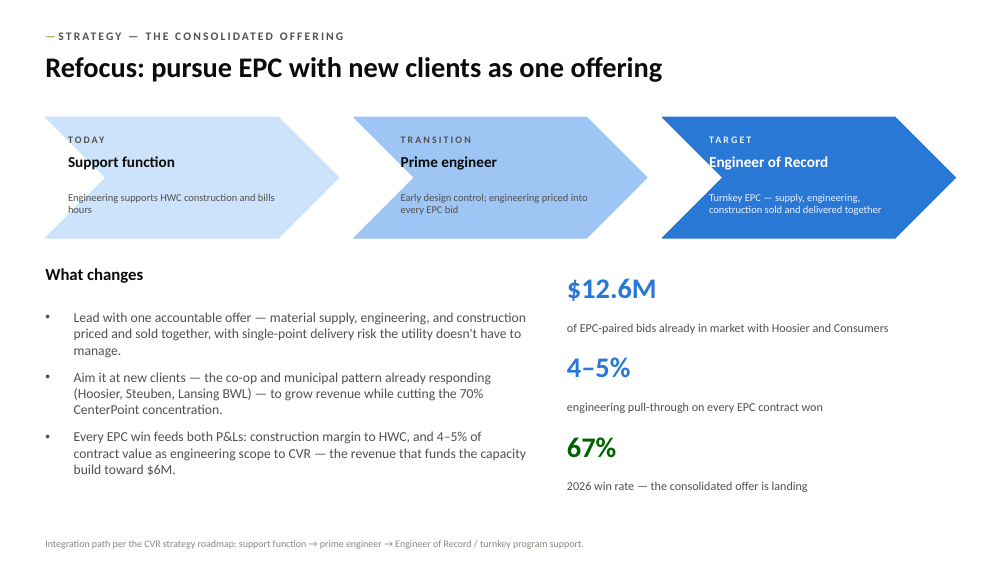
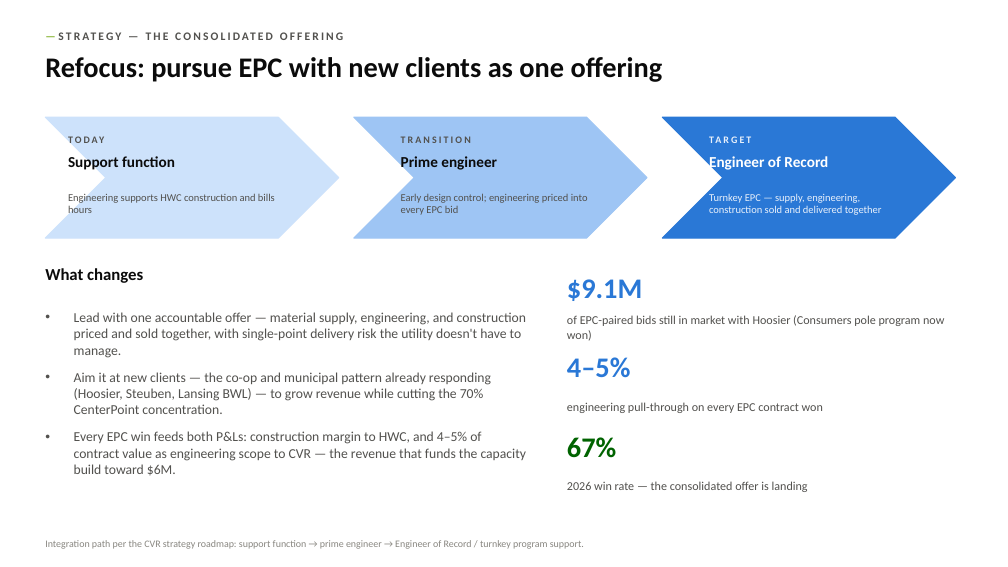
Before and after one commit to codlingjim-debug/CVR---Financial, a slide deck: slide 14 of reports/CVR_Deck_Jun2026.pptx. Drawn at 1008x567 pixels with LibreOffice and Linux fonts; fonts in the diff are those of the drawing. Boxes give left, top, right and bottom in pixels: in the first picture for what was removed or moved away, otherwise in the second. Text is boxed around its words. In the diff, an @@ line names an element or a change of style, - is before the commit and + after.

```diff
--- a/reports/CVR_Deck_Jun2026.pptx
+++ b/reports/CVR_Deck_Jun2026.pptx
@@ text at [567, 279, 642, 301]: text changed @@
-$12.6M
+$9.1M
@@ text at [567, 315, 944, 341]: text changed @@
-of EPC-paired bids already in market with Hoosier and Consumers
+of EPC-paired bids still in market with Hoosier (Consumers pole program now won)
```
Also in this commit, not shown: 5 other slides changed, 5 other files.
